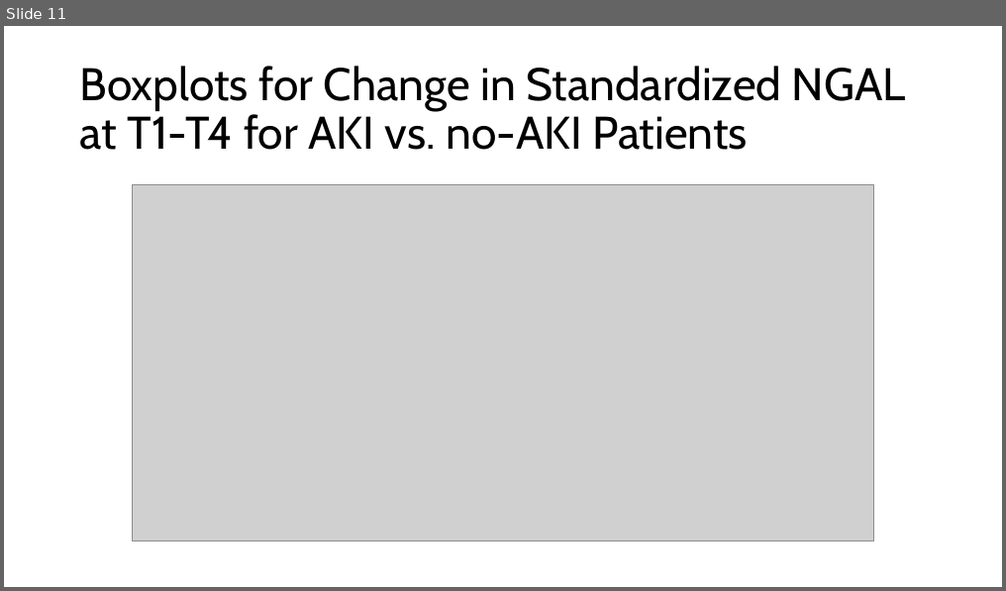
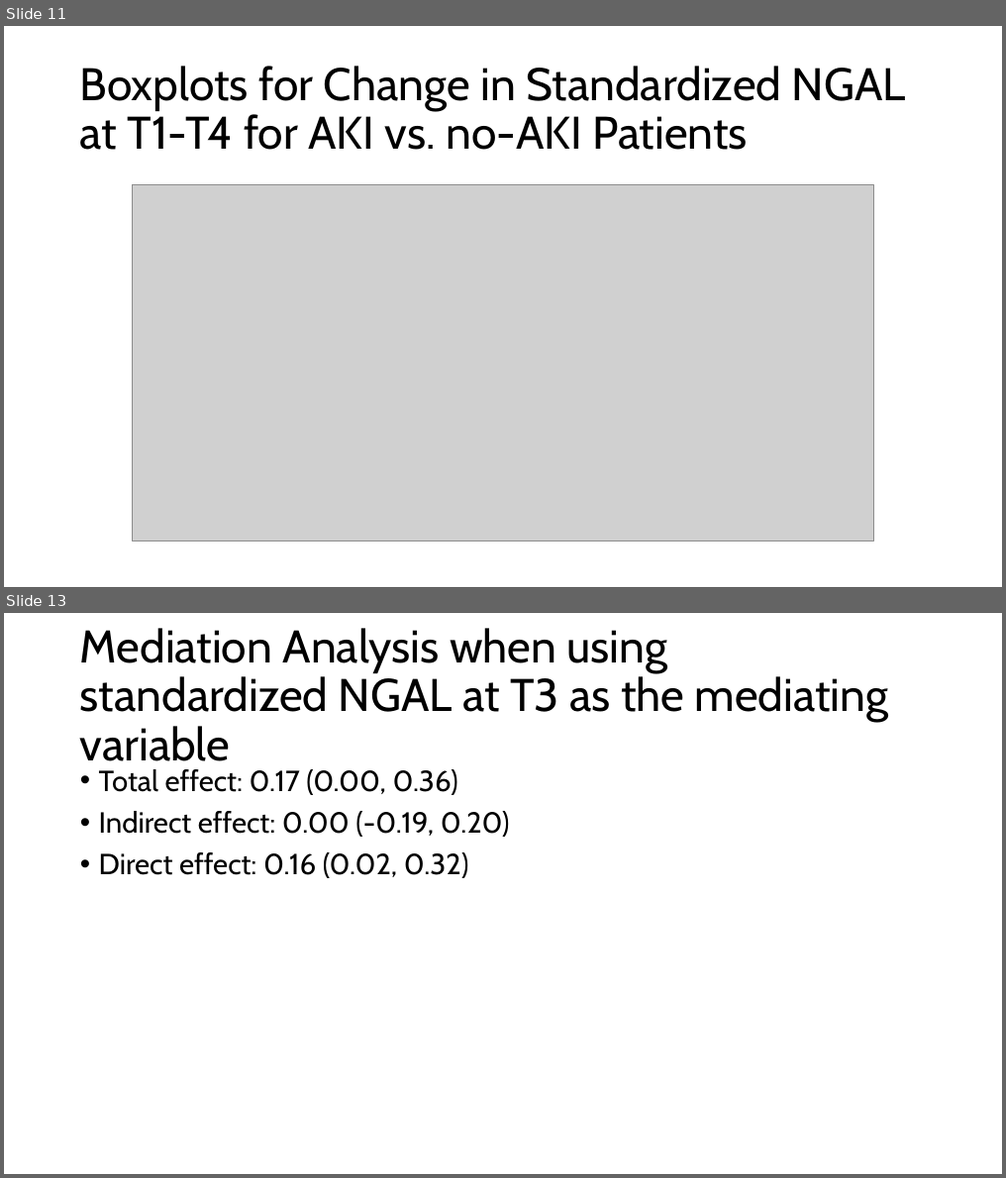
Before and after one commit to jacobmchen/imputation_pipeline, a slide deck: exploratory_analysis/plots/compare_plots.pptx. Shown one above the other, each under a label of ours: slide 11 before the commit, slides 11 and 13 after it; the slides between them are not shown. The pictures are 1006x591 and 1006x1178 pixels, drawn with LibreOffice and Linux fonts; fonts in the diff are those of the drawing; grey boxes stand for pictures. Boxes give left, top, right and bottom in pixels: in the first picture for what was removed or moved away, otherwise in the second. Text is boxed around its words. In the diff, an @@ line names an element or a change of style, - is before the commit and + after.

Commit message:
NGAL line plots and update imputation pipeline analysis

```diff
--- a/exploratory_analysis/plots/compare_plots.pptx
+++ b/exploratory_analysis/plots/compare_plots.pptx
@@ slide 13 added at [4, 613, 1002, 1174], background #FFFFFF @@
@@ title added at [80, 628, 888, 771], 44 pt, text #000000 @@
+Mediation Analysis when using standardized NGAL at T3 as the mediating variable
@@ text added at [99, 769, 510, 878], 28 pt, text #000000 @@
+• Total effect: 0.17 (0.00, 0.36)
+• Indirect effect: 0.00 (-0.19, 0.20)
+• Direct effect: 0.16 (0.02, 0.32)
```
Also in this commit, not shown: 2 other slides added, 9 other files.
